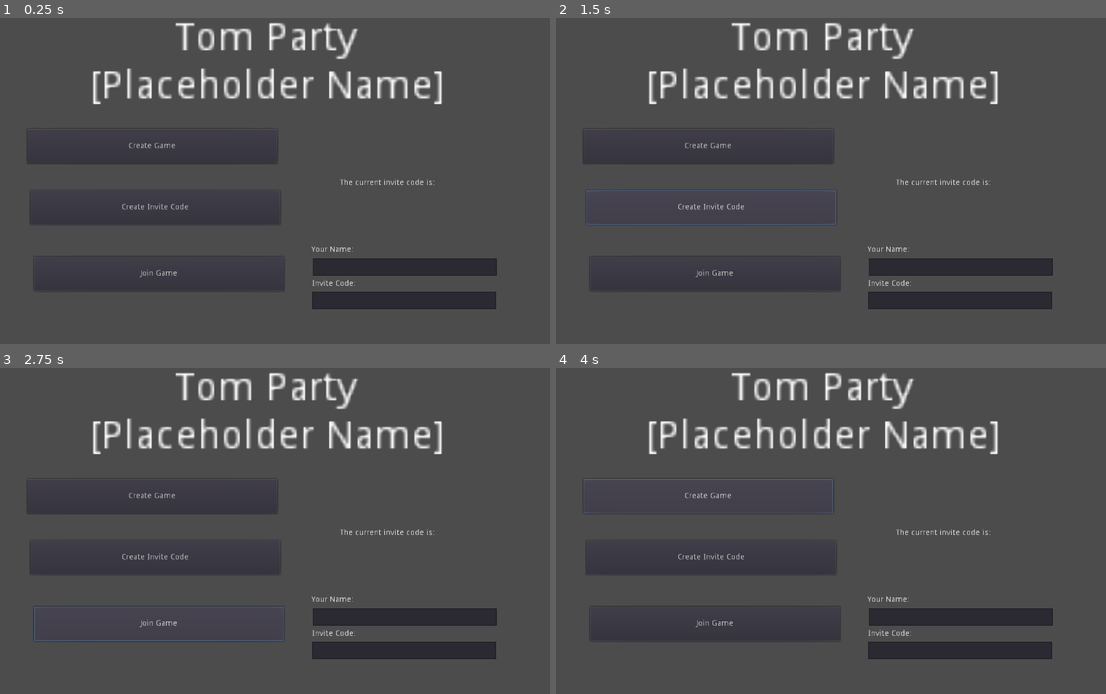
Above: before the commit, frames 1-4 (two rows, left to right).
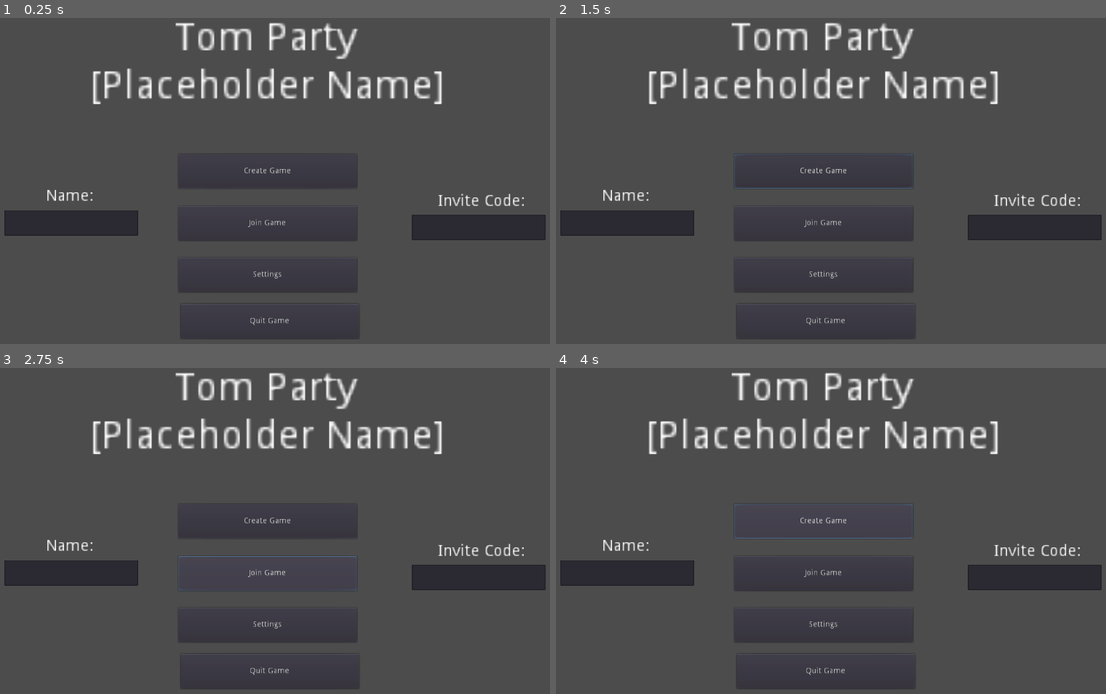
Above: after the commit, the same moments.

Repository: AnnsAnns/tom_party
Game: Godot game, scene res://scenes/MainMenu.tscn
Two runs of this game, one before a commit and one after it. Both use one fixed random seed, a clock stepped at 60 frames per second and the inputs below.
Inputs (mouse positions are in pixels of both pictures, inside the frame that each line leads up to):
- Up to frame 1 (0.25 s): no input
- Up to frame 2 (1.5 s): click "Create Game" at 0.5 s; click (710, 207) at 1.25 s, where only the run before the commit has a clickable "Create Invite Code"
- Up to frame 3 (2.75 s): click "Join Game" at 2 s
- Up to frame 4 (4 s): click (825, 625) at 2.75 s, where only the run after the commit has a clickable "Settings"; click "Create Game" at 3.5 s

The runs differ from the first frame. In frame 1, 7.1% of the frame differs, in the area x 0-100%, y 36-99%; in frame 2, 8.2%; in frame 3, 7.4%; in frame 4, 7.2%.
Error before the commit: Invalid get index 'worked' (on base: 'Nil'). (res://scenes/scripts/CreateGame.gd:20)
Error after the commit: Invalid get index 'worked' (on base: 'Nil'). (res://scenes/scripts/CreateGame.gd:23)

Commit message:
[Godot] Modularize functions, add signals, restructure/update main menu

Diff:
--- a/src_godot/scenes/CreateGame.tscn
+++ b/src_godot/scenes/CreateGame.tscn
@@ -2,21 +2,9 @@
 
 [ext_resource path="res://scenes/scripts/CreateGame.gd" type="Script" id=1]
 
-[node name="Node" type="Node"]
+[node name="CreateGame" type="Node"]
 script = ExtResource( 1 )
 
-[node name="CreateGame" type="Button" parent="."]
-margin_left = 71.2275
-margin_top = 199.955
-margin_right = 511.227
-margin_bottom = 260.955
-rect_pivot_offset = Vector2( 220, 42.2879 )
-text = "Create Game"
-__meta__ = {
-"_edit_use_anchors_": false
-}
-
-[node name="CreateGameRequest" type="HTTPRequest" parent="CreateGame"]
+[node name="CreateGameRequest" type="HTTPRequest" parent="."]
 timeout = 10
-[connection signal="pressed" from="CreateGame" to="." method="_on_CreateGame_pressed"]
-[connection signal="request_completed" from="CreateGame/CreateGameRequest" to="." method="_on_CreateGameRequest_request_completed"]
+[connection signal="request_completed" from="CreateGameRequest" to="." method="_on_CreateGameRequest_request_completed"]
--- a/src_godot/scenes/CreateInviteCode.tscn
+++ b/src_godot/scenes/CreateInviteCode.tscn
@@ -2,41 +2,9 @@
 
 [ext_resource path="res://scenes/scripts/CreateInviteCode.gd" type="Script" id=1]
 
-[node name="Node" type="Node"]
+[node name="CreateInvite" type="Node"]
 script = ExtResource( 1 )
 
-[node name="CreateInviteCode" type="Button" parent="."]
-margin_left = 76.2729
-margin_top = 308.43
-margin_right = 516.273
-margin_bottom = 369.43
-rect_pivot_offset = Vector2( 220, 42.2879 )
-text = "Create Invite Code"
-__meta__ = {
-"_edit_use_anchors_": false
-}
-
-[node name="CreateInviteRequest" type="HTTPRequest" parent="CreateInviteCode"]
+[node name="CreateInviteRequest" type="HTTPRequest" parent="."]
 timeout = 10
-
-[node name="Top" type="Label" parent="CreateInviteCode"]
-margin_left = 545.189
-margin_top = -20.337
-margin_right = 785.189
-margin_bottom = 1.66298
-text = "The current invite code is: "
-__meta__ = {
-"_edit_use_anchors_": false
-}
-
-[node name="Code" type="Label" parent="CreateInviteCode"]
-margin_left = 571.189
-margin_top = 1.60689
-margin_right = 611.189
-margin_bottom = 15.6069
-rect_scale = Vector2( 3, 3 )
-__meta__ = {
-"_edit_use_anchors_": false
-}
-[connection signal="pressed" from="CreateInviteCode" to="." method="_on_CreateInviteCode_pressed"]
-[connection signal="request_completed" from="CreateInviteCode/CreateInviteRequest" to="." method="_on_CreateInviteRequest_request_completed"]
+[connection signal="request_completed" from="CreateInviteRequest" to="." method="_on_CreateInviteRequest_request_completed"]
--- a/src_godot/scenes/JoinGame.tscn
+++ b/src_godot/scenes/JoinGame.tscn
@@ -2,60 +2,9 @@
 
 [ext_resource path="res://scenes/scripts/JoinGame.gd" type="Script" id=1]
 
-[node name="Node" type="Node"]
+[node name="JoinGame" type="Node"]
 script = ExtResource( 1 )
 
-[node name="JoinGame" type="Button" parent="."]
-margin_left = 82.9093
-margin_top = 424.837
-margin_right = 522.909
-margin_bottom = 485.837
-rect_pivot_offset = Vector2( 220, 42.2879 )
-text = "Join Game"
-__meta__ = {
-"_edit_use_anchors_": false
-}
-
-[node name="LabelName" type="Label" parent="JoinGame"]
-margin_left = 487.813
-margin_top = -18.9635
-margin_right = 727.813
-margin_bottom = 3.0365
-text = "Your Name:
-"
-__meta__ = {
-"_edit_use_anchors_": false
-}
-
-[node name="Name" type="TextEdit" parent="JoinGame"]
-margin_left = 489.982
-margin_top = 3.02634
-margin_right = 813.982
-margin_bottom = 34.0263
-__meta__ = {
-"_edit_use_anchors_": false
-}
-
-[node name="LabelToken" type="Label" parent="JoinGame"]
-margin_left = 488.756
-margin_top = 41.4445
-margin_right = 728.756
-margin_bottom = 63.4445
-text = "Invite Code:"
-__meta__ = {
-"_edit_use_anchors_": false
-}
-
-[node name="Token" type="TextEdit" parent="JoinGame"]
-margin_left = 489.038
-margin_top = 62.4905
-margin_right = 813.038
-margin_bottom = 93.4905
-__meta__ = {
-"_edit_use_anchors_": false
-}
-
-[node name="JoinGameRequest" type="HTTPRequest" parent="JoinGame"]
+[node name="JoinGameRequest" type="HTTPRequest" parent="."]
 timeout = 10
-[connection signal="pressed" from="JoinGame" to="." method="_on_JoinGame_pressed"]
-[connection signal="request_completed" from="JoinGame/JoinGameRequest" to="." method="_on_JoinGameRequest_request_completed"]
+[connection signal="request_completed" from="JoinGameRequest" to="." method="_on_JoinGameRequest_request_completed"]
--- a/src_godot/scenes/MainMenu.tscn
+++ b/src_godot/scenes/MainMenu.tscn
@@ -24,11 +24,11 @@
 "_edit_use_anchors_": false
 }
 
+[node name="JoinGame" parent="." instance=ExtResource( 3 )]
+
+[node name="CreateInvite" parent="." instance=ExtResource( 4 )]
+
 [node name="CreateGame" parent="." instance=ExtResource( 5 )]
-
-[node name="CreateInviteCode" parent="." instance=ExtResource( 4 )]
-
-[node name="JoinGame" parent="." instance=ExtResource( 3 )]
 
 [node name="Pog" type="Sprite" parent="."]
 visible = false
@@ -45,3 +45,95 @@
 __meta__ = {
 "_edit_use_anchors_": false
 }
+
+[node name="CreateGameButton" type="Button" parent="."]
+margin_left = 337.341
+margin_top = 244.216
+margin_right = 651.341
+margin_bottom = 305.216
+text = "Create Game"
+__meta__ = {
+"_edit_use_anchors_": false
+}
+
+[node name="JoinGameButton" type="Button" parent="."]
+margin_left = 337.341
+margin_top = 336.19
+margin_right = 651.341
+margin_bottom = 397.19
+text = "Join Game"
+__meta__ = {
+"_edit_use_anchors_": false
+}
+
+[node name="SettingsButton" type="Button" parent="."]
+margin_left = 337.341
+margin_top = 426.905
+margin_right = 651.341
+margin_bottom = 487.905
+text = "Settings"
+__meta__ = {
+"_edit_use_anchors_": false
+}
+
+[node name="QuitButton" type="Button" parent="."]
+margin_left = 341.121
+margin_top = 508.8
+margin_right = 655.121
+margin_bottom = 569.8
+text = "Quit Game"
+__meta__ = {
+"_edit_use_anchors_": false
+}
+
+[node name="NameTbx" type="TextEdit" parent="."]
+margin_left = 30.6607
+margin_top = 342.599
+margin_right = 265.661
+margin_bottom = 387.599
+__meta__ = {
+"_edit_use_anchors_": false
+}
+
+[node name="NameLabel" type="Label" parent="."]
+margin_left = 38.2544
+margin_top = 299.454
+margin_right = 147.254
+margin_bottom = 320.454
+rect_scale = Vector2( 2, 2 )
+text = "Name:"
+align = 1
+valign = 1
+__meta__ = {
+"_edit_use_anchors_": false
+}
+
+[node name="InviteCodeTbx" type="TextEdit" parent="."]
+margin_left = 747.556
+margin_top = 351.419
+margin_right = 982.556
+margin_bottom = 396.419
+__meta__ = {
+"_edit_use_anchors_": false
+}
+
+[node name="InviteCodeLabel" type="Label" parent="."]
+margin_left = 760.773
+margin_top = 308.363
+margin_right = 869.773
+margin_bottom = 329.363
+rect_scale = Vector2( 2, 2 )
+text = "Invite Code:"
+align = 1
+valign = 1
+__meta__ = {
+"_edit_use_anchors_": false
+}
+[connection signal="joined_game" from="JoinGame" to="." method="_on_JoinGame_joined_game"]
+[connection signal="created_invite" from="CreateInvite" to="." method="_on_CreateInvite_created_invite"]
+[connection signal="created_game" from="CreateGame" to="." method="_on_CreateGame_created_game"]
+[connection signal="pressed" from="CreateGameButton" to="." method="_on_CreateGameButton_pressed"]
+[connection signal="pressed" from="JoinGameButton" to="." method="_on_JoinGameButton_pressed"]
+[connection signal="pressed" from="QuitButton" to="." method="_on_QuitButton_pressed"]
+[connection signal="text_changed" from="NameTbx" to="." method="_on_NameTbx_text_changed"]
+[connection signal="text_changed" from="InviteCodeTbx" to="." method="_on_InviteCodeTbx_text_changed"]
--- a/src_godot/scenes/scripts/CreateGame.gd
+++ b/src_godot/scenes/scripts/CreateGame.gd
@@ -1,9 +1,11 @@
 extends Node
+
+signal created_game(worked)
 
 onready var global = get_node("/root/global")
 
-func _on_CreateGame_pressed():
-	var err = $CreateGame/CreateGameRequest.request(
+func CreateGame():
+	var err = $CreateGameRequest.request(
 		global.server_url + "games/lobby/init",
 		global.user_agent,
 		global.use_ssl,
@@ -11,6 +13,7 @@
 	)
 	if err != OK:
 		push_error("Couldn't connect")
+		emit_signal("created_game", false)
 
 func _on_CreateGameRequest_request_completed(result, response_code, headers, body):
 	var response = JSON.parse(body.get_string_from_utf8()).result
@@ -19,6 +22,9 @@
 
 	if !response["worked"]:
 		push_error("Server had issues creating the game!")
+		emit_signal("created_game", false)
 
 	global.session_id = response["uuid_game"]
 	global.owner_id = response["uuid_owner"]
+
+	emit_signal("created_game", true)
--- a/src_godot/scenes/scripts/CreateInviteCode.gd
+++ b/src_godot/scenes/scripts/CreateInviteCode.gd
@@ -2,9 +2,12 @@
 
 onready var global = get_node("/root/global")
 
-func _on_CreateInviteCode_pressed():
+signal created_invite(worked)
+
+func CreateInvite():
 	if global.session_id == "" or global.owner_id == "":
 		print("No session started yet")
+		emit_signal("created_invite", false)
 		return
 
 	var request = {
@@ -15,7 +18,7 @@
 	if global.game_token != "":
 		request["old_token"] = global.game_token
 
-	var err = $CreateInviteCode/CreateInviteRequest.request(
+	var err = $CreateInviteRequest.request(
 	 global.server_url + "games/lobby/create_invite",
 	 global.user_agent + global.content_type,
 	 global.use_ssl,
@@ -24,6 +27,7 @@
 	)
 	if err != OK:
 		push_error("Couldn't connect")
+		emit_signal("created_invite", false)
 
 
 func _on_CreateInviteRequest_request_completed(result, response_code, headers, body):
@@ -33,6 +37,7 @@
 
 	if !response["worked"]:
 		push_error("Server had issues creating the invite code!")
+		emit_signal("created_invite", false)
 
 	global.game_token = response["invite_code"]
-	$CreateInviteCode/Code.text = global.game_token
+	emit_signal("created_invite", true)
--- a/src_godot/scenes/scripts/JoinGame.gd
+++ b/src_godot/scenes/scripts/JoinGame.gd
@@ -2,27 +2,27 @@
 
 onready var global = get_node("/root/global")
 
-func _on_JoinGame_pressed():
-	var input_token = $JoinGame/Token
+signal joined_game(worked)
 
-	if $JoinGame/Name.text == "":
+func JoinGame():
+	if global.name == "":
 		print("No name found")
+		emit_signal("joined_game", false)
 		return
-	else:
-		global.username = $JoinGame/Name.text
 
-	if global.game_token == "" and input_token == "":
+	if global.game_token == "":
 		print("No Token Found")
+		emit_signal("joined_game", false)
 		return
-	elif global.game_token != "":
-		input_token = global.game_token
 
 	var request = {
-		"invite_code": global.game_token,
-		"name": global.username
+		"invite_code": global.game_token.json_escape(),
+		"name": global.username.json_escape()
 	}
 
-	var err = $JoinGame/JoinGameRequest.request(
+	print(request)
+
+	var err = $JoinGameRequest.request(
 	 global.server_url + "games/lobby/join_game",
 	 global.user_agent + global.content_type,
 	 global.use_ssl,
@@ -31,6 +31,7 @@
 	)
 	if err != OK:
 		push_error("Couldn't connect")
+		emit_signal("joined_game", false)
 
 
 func _on_JoinGameRequest_request_completed(result, response_code, headers, body):
@@ -41,10 +42,11 @@
 	if !response["worked"]:
 		print("Server had issues processing the join request")
 
-		if response.contains("error"):
-			print(response["error"])
+		emit_signal("joined_game", false)
 		return
 
 	global.session_id = response["session_id"]
 	global.user_id = response["user_id"]
 	global.username = response["username"]
+
+	emit_signal("joined_game", true)
--- a/src_godot/scenes/scripts/MainMenu.gd
+++ b/src_godot/scenes/scripts/MainMenu.gd
@@ -1,3 +1,44 @@
 extends Node2D
 
 onready var global = get_node("/root/global")
+
+func _on_JoinGameButton_pressed():
+	$JoinGame.JoinGame()
+
+func _on_JoinGame_joined_game(worked):
+	if !worked:
+		print("Couldn't join game!")
+		return
+
+	# @TODO: Load next scene
+
+func _on_CreateGameButton_pressed():
+	$CreateGame.CreateGame()
+
+func _on_CreateGame_created_game(worked):
+	if !worked:
+		print("Error creating game")
+		return
+
+	$CreateInvite.CreateInvite()
+
+
+func _on_CreateInvite_created_invite(worked):
+	if !worked:
+		print("Error creating invite")
+		return
+
+	$InviteCodeTbx.text = global.game_token
+	print(global.game_token)
+	# @tODO: Load next scene
+
+func _on_QuitButton_pressed():
+	get_tree().quit()
+
+func _on_NameTbx_text_changed():
+	global.username = $NameTbx.text
+	print(global.username)
+
+func _on_InviteCodeTbx_text_changed():
+	global.game_token = $InviteCodeTbx.text
+	print(global.game_token)
